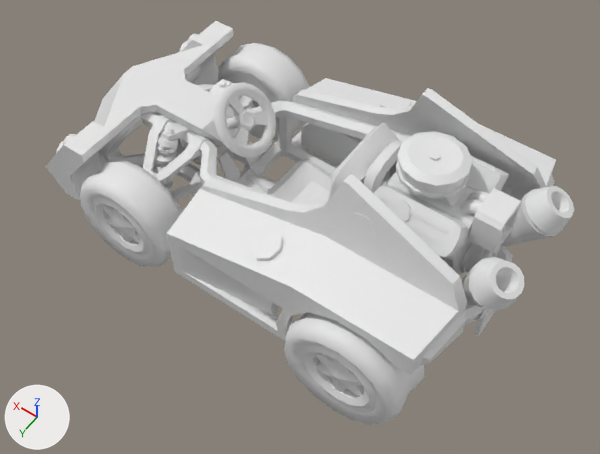
Two versions of the FBX model PonyKart Development Assets/Model assets/Kart models/TwilightKart (Cutlass)/TwilightKart.fbx, one commit apart.
The view is the same before and after, from a 50 mm lens placed at (-1.025, 1.354, 2.066), pointed at (-0.143, 0.118, 0.125). The axes (+X, +Y, +Z) are drawn at lower left. The lights are the same throughout. Where no turn or scale is listed for an object, it has been applied to the vertices. Vertices at the same position are counted once.

Names of what the first picture shows: 'TwilightKart', 'TwilightKartBackLeft', 'TwilightKartBackRight', 'TwilightKartFrontLeft', 'TwilightKartFrontRigh'.
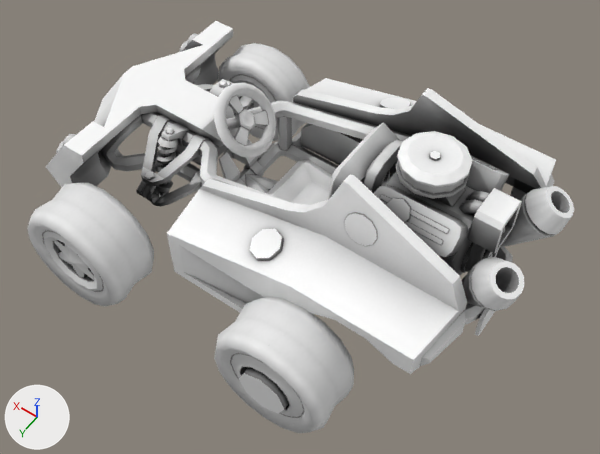
The newer file is also turned or shifted as a whole; pictures and numbers use the older file's frame.

Location of each change, [x1, y1, x2, y2] in pixels of the pictures (600 x 454 px):
'TwilightKart', recoloured: [46, 21, 574, 374] in both
'TwilightKartBackLeft', recoloured, mesh moved: before [284, 312, 424, 425]; after [27, 183, 154, 306]
'TwilightKartBackRight', mesh moved: before [501, 183, 513, 248]; after [214, 297, 354, 433]
'TwilightKartFrontLeft', mesh moved: before [80, 161, 183, 267]; after [218, 43, 310, 141]
'TwilightKartFrontRigh', unchanged, covered by the edit: before [217, 43, 310, 141]

The change, as a diff of the scene's bpy script:
```diff
--- a/PonyKart Development Assets/Model assets/Kart models/TwilightKart (Cutlass)/TwilightKart.fbx.py
+++ b/PonyKart Development Assets/Model assets/Kart models/TwilightKart (Cutlass)/TwilightKart.fbx.py
@@ img_twilightkartao_png @@
+img_twilightkartao_png = load_image('TwilightKartAo.png', 'TwilightKartAo.png', 2048, 2048, 'sRGB')
@@ mat_twilightkartmat__twilightkartao @@
+mat_twilightkartmat__twilightkartao = principled_material('TwilightKartMat__TwilightKartAo')
+mat_twilightkartmat__twilightkartao.texture = img_twilightkartao_png  # with its transparency
@@ mat_twilightkarttiremat__twilightkartao @@
+mat_twilightkarttiremat__twilightkartao = principled_material('TwilightKartTireMat__TwilightKartAo')
+mat_twilightkarttiremat__twilightkartao.texture = img_twilightkartao_png  # with its transparency
@@ me_mesh_003 @@
 me_mesh_003.from_pydata(...)  # 213 vertices, 194 faces; spans x -0.177..0.177, y -0.071..0.071, z -0.177..0.177
 # used by ob_twilightkartfrontleft; location = (0.336, 0.334, 0.057)
+# me_mesh_003 part 1: the whole mesh is moved by (-0.002, -0.67, 0.0)
 me_mesh_003.materials.append(mat_twilightkartmat)
@@ me_mesh_004 @@
 me_mesh_004.from_pydata(...)  # 3842 vertices, 3654 faces; spans x -0.81..0.77, y -0.4..0.4, z -0.02..0.54
-me_mesh_004.materials.append(mat_twilightkartmat)  # white #e7e7e7
+me_mesh_004.materials.append(mat_twilightkartmat__twilightkartao)  # picture img_twilightkartao_png
@@ me_mesh @@
 me_mesh.from_pydata(...)  # 213 vertices, 194 faces; spans x -0.187..0.187, y -0.099..0.099, z -0.187..0.187
 # used by ob_twilightkartbackright; location = (-0.494, -0.354, 0.064)
+# me_mesh part 2: the whole mesh is moved by (0.14, 0.849, 0.0)
 me_mesh.materials.append(mat_twilightkartmat)
@@ me_mesh_002 @@
 me_mesh_002.from_pydata(...)  # 213 vertices, 194 faces; spans x -0.187..0.187, y -0.099..0.099, z -0.187..0.187
 # used by ob_twilightkartbackleft; location = (-0.494, 0.354, 0.064)
-me_mesh_002.materials.append(mat_twilightkartmat)  # white #e7e7e7
-me_mesh_002.materials.append(mat_twilightkarttiremat)  # white #e7e7e7
+# me_mesh_002 part 3: the whole mesh is moved by (0.849, 0.14, 0.0)
+me_mesh_002.materials.append(mat_twilightkartmat__twilightkartao)  # picture img_twilightkartao_png
+me_mesh_002.materials.append(mat_twilightkarttiremat__twilightkartao)  # picture img_twilightkartao_png
```
